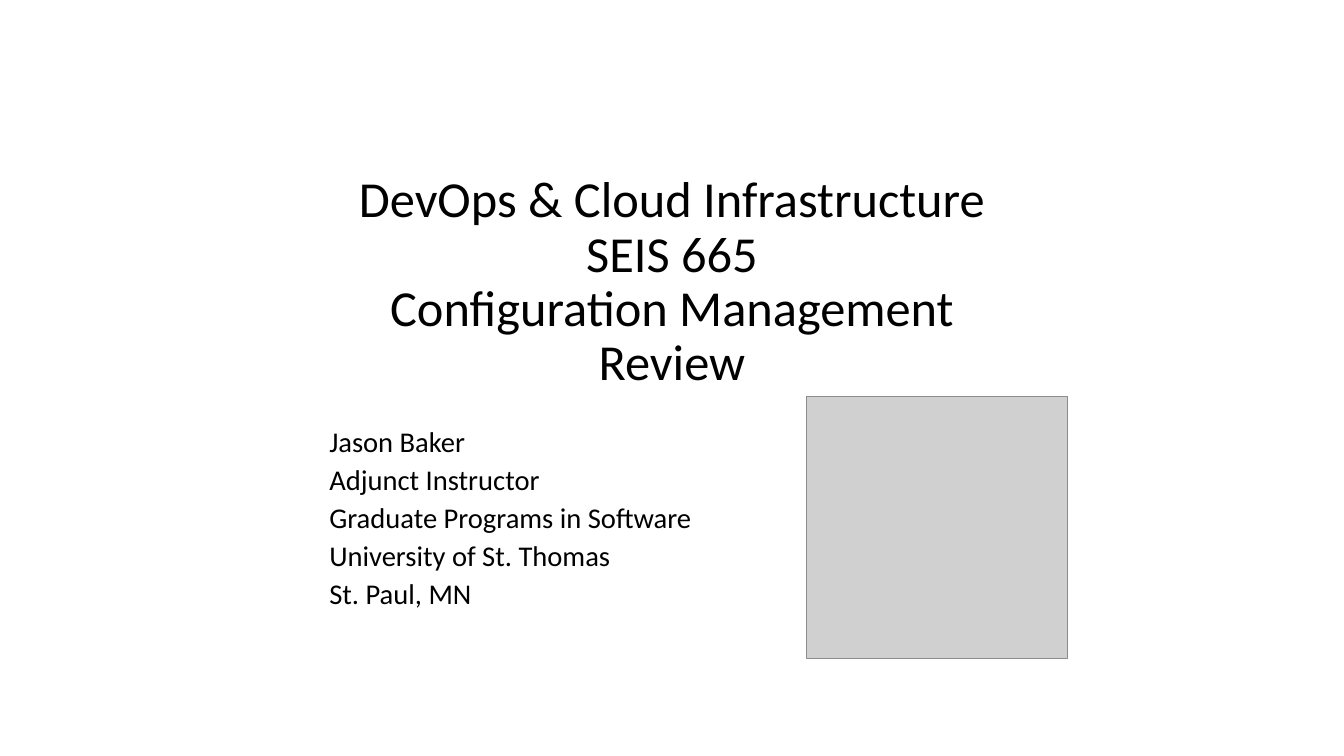
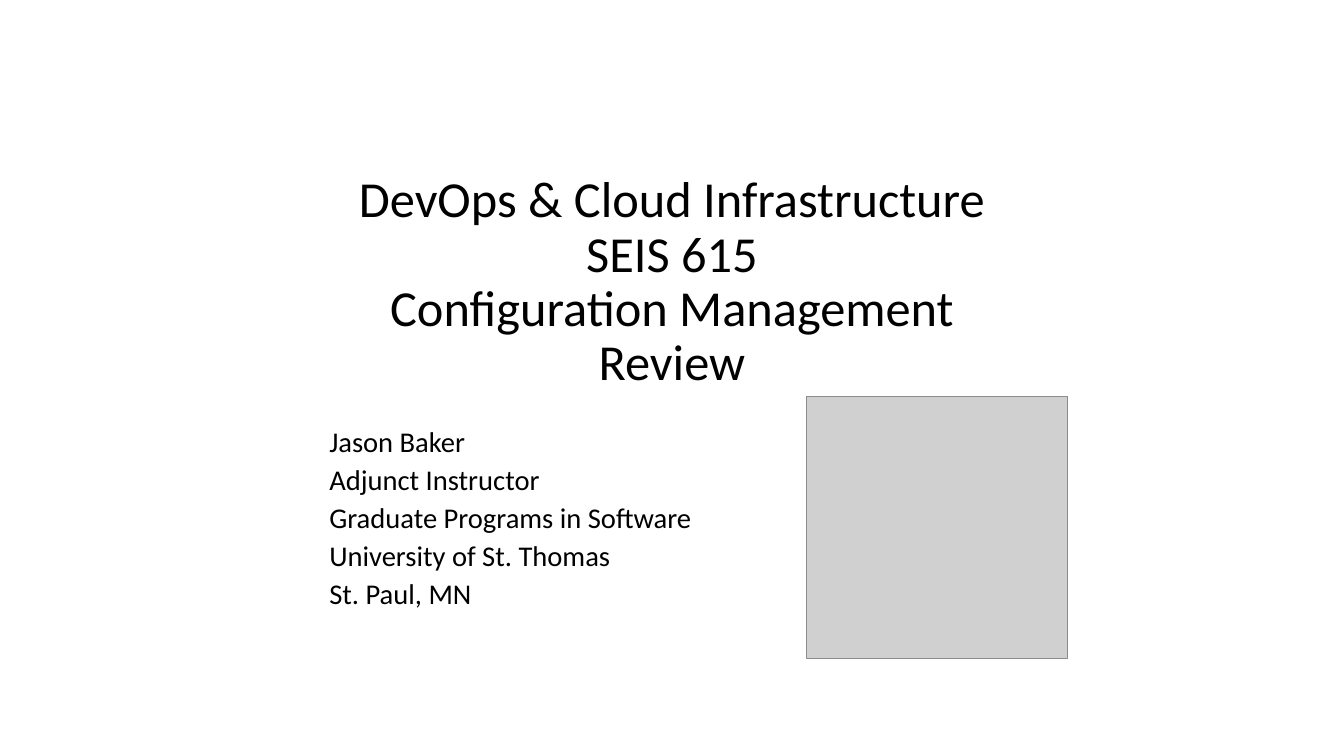
Before and after one commit to jasondbaker/infrastructure-class, a slide deck: slide 1 of review/lecture-review-week-9.pptx. Drawn at 1344x756 pixels with LibreOffice and Linux fonts; fonts in the diff are those of the drawing; grey boxes stand for pictures. Boxes give left, top, right and bottom in pixels: in the first picture for what was removed or moved away, otherwise in the second. Text is boxed around its words. In the diff, an @@ line names an element or a change of style, - is before the commit and + after.

```diff
--- a/review/lecture-review-week-9.pptx
+++ b/review/lecture-review-week-9.pptx
@@ title at box(359, 182, 984, 381): text changed @@
-DevOps & Cloud Infrastructure
-SEIS 665
-Configuration Management
-Review
+DevOps & Cloud Infrastructure
+SEIS 615
+Configuration Management
+Review
```
Also in this commit, not shown: 39 other files.
